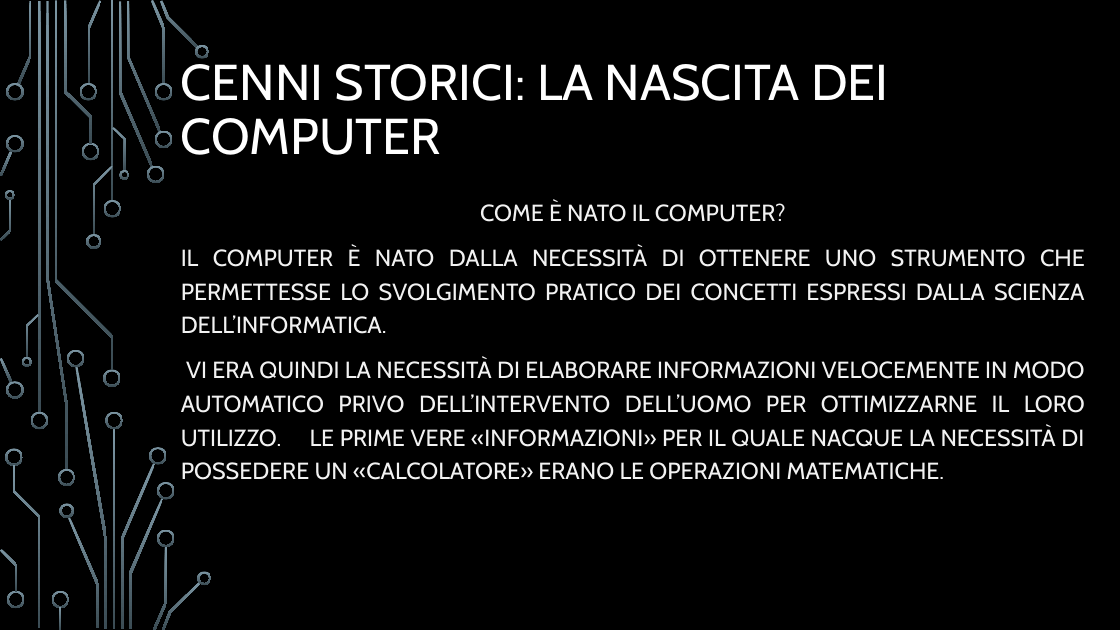
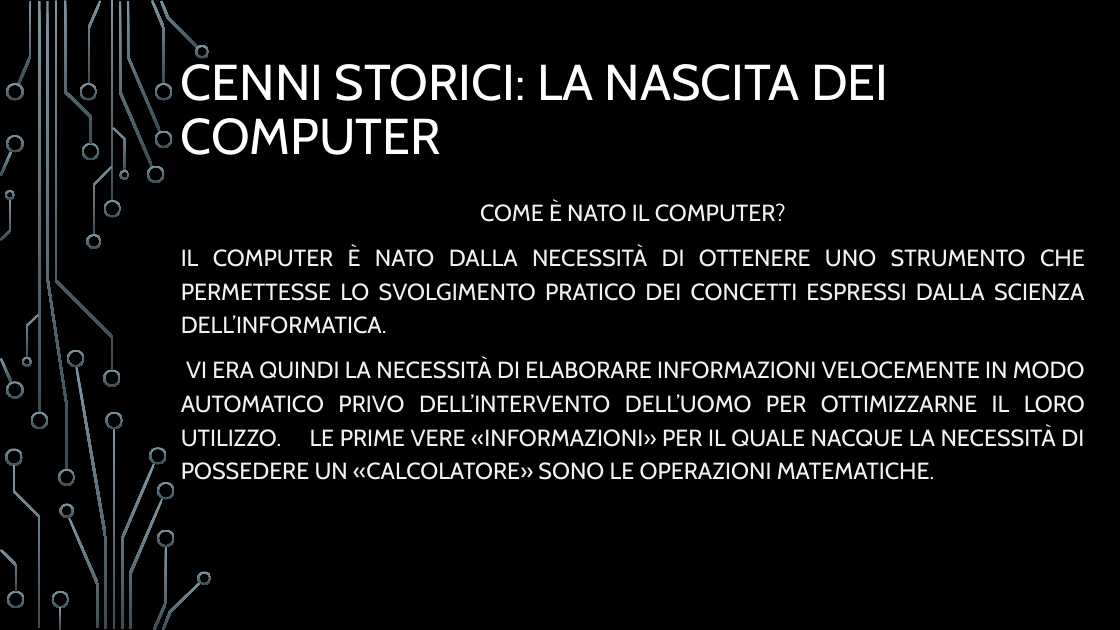
Before and after one commit to Eros-Capo/Corso-Java, a slide deck: slide 5 of Corso Java.pptx. Drawn at 1120x630 pixels with LibreOffice and Linux fonts; fonts in the diff are those of the drawing; background and template pictures are left out. Boxes give left, top, right and bottom in pixels: in the first picture for what was removed or moved away, otherwise in the second. Text is boxed around its words. In the diff, an @@ line names an element or a change of style, - is before the commit and + after.

```diff
--- a/Corso Java.pptx
+++ b/Corso Java.pptx
@@ subtitle at (x1=181, y1=358, x2=1085, y2=480): text changed @@
-VI ERA QUINDI LA NECESSITÀ DI ELABORARE INFORMAZIONI VELOCEMENTE IN MODO AUTOMATICO PRIVO DELL’INTERVENTO DELL’UOMO PER OTTIMIZZARNE IL LORO UTILIZZO. LE PRIME VERE «INFORMAZIONI» PER IL QUALE NACQUE LA NECESSITÀ DI POSSEDERE UN «CALCOLATORE» ERANO LE OPERAZIONI MATEMATICHE.
+VI ERA QUINDI LA NECESSITÀ DI ELABORARE INFORMAZIONI VELOCEMENTE IN MODO AUTOMATICO PRIVO DELL’INTERVENTO DELL’UOMO PER OTTIMIZZARNE IL LORO UTILIZZO. LE PRIME VERE «INFORMAZIONI» PER IL QUALE NACQUE LA NECESSITÀ DI POSSEDERE UN «CALCOLATORE» SONO LE OPERAZIONI MATEMATICHE.
```
Also in this commit, not shown: 28 other slides changed, 1 other file.
